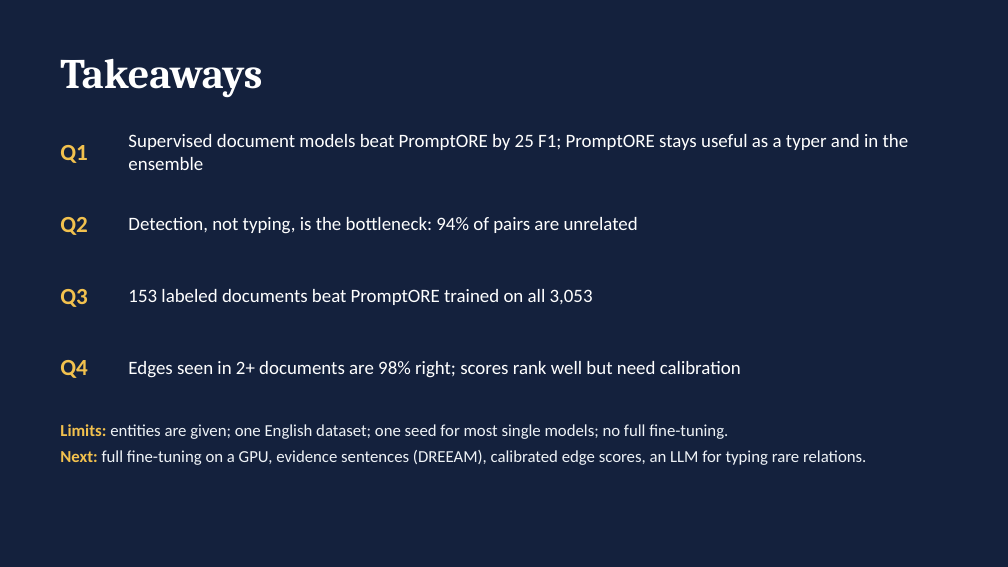
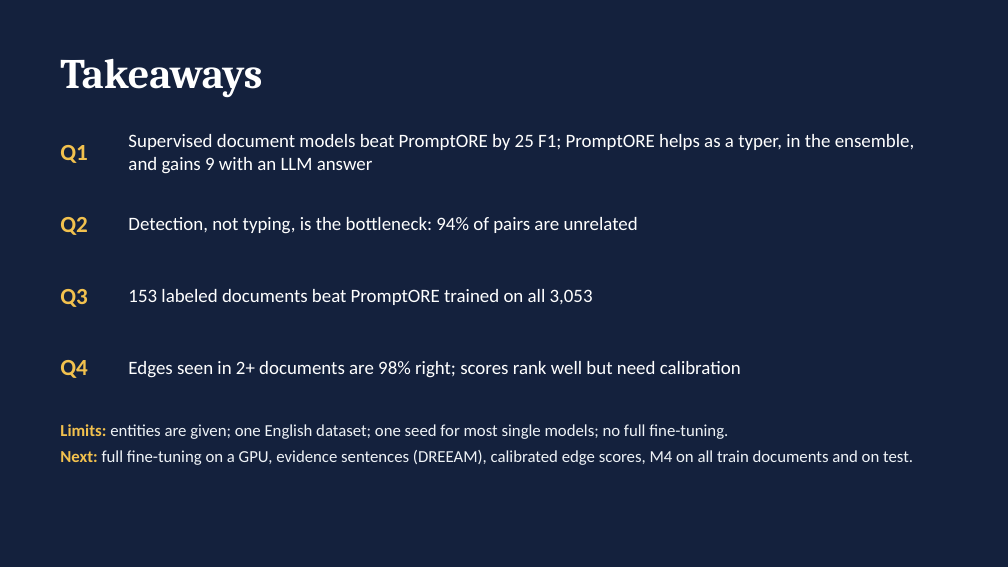
Before and after one commit to ZHU-Laurent/Knowledge-graph-extraction-from-text, a slide deck: slide 17 of report/presentation.pptx (slide 16 before the commit). Drawn at 1008x567 pixels with LibreOffice and Linux fonts; fonts in the diff are those of the drawing. Boxes give left, top, right and bottom in pixels: in the first picture for what was removed or moved away, otherwise in the second. Text is boxed around its words. In the diff, an @@ line names an element or a change of style, - is before the commit and + after.

```diff
--- a/report/presentation.pptx
+++ b/report/presentation.pptx
@@ text at (128, 134, 915, 174): text changed @@
-Supervised document models beat PromptORE by 25 F1; PromptORE stays useful as a typer and in the ensemble
+Supervised document models beat PromptORE by 25 F1; PromptORE helps as a typer, in the ensemble, and gains 9 with an LLM answer
@@ text at (60, 450, 913, 465): text changed @@
-Next: full fine-tuning on a GPU, evidence sentences (DREEAM), calibrated edge scores, an LLM for typing rare relations.
+Next: full fine-tuning on a GPU, evidence sentences (DREEAM), calibrated edge scores, M4 on all train documents and on test.
```
Also in this commit, not shown: 1 other slide changed, 1 slide added, 7 other files.
